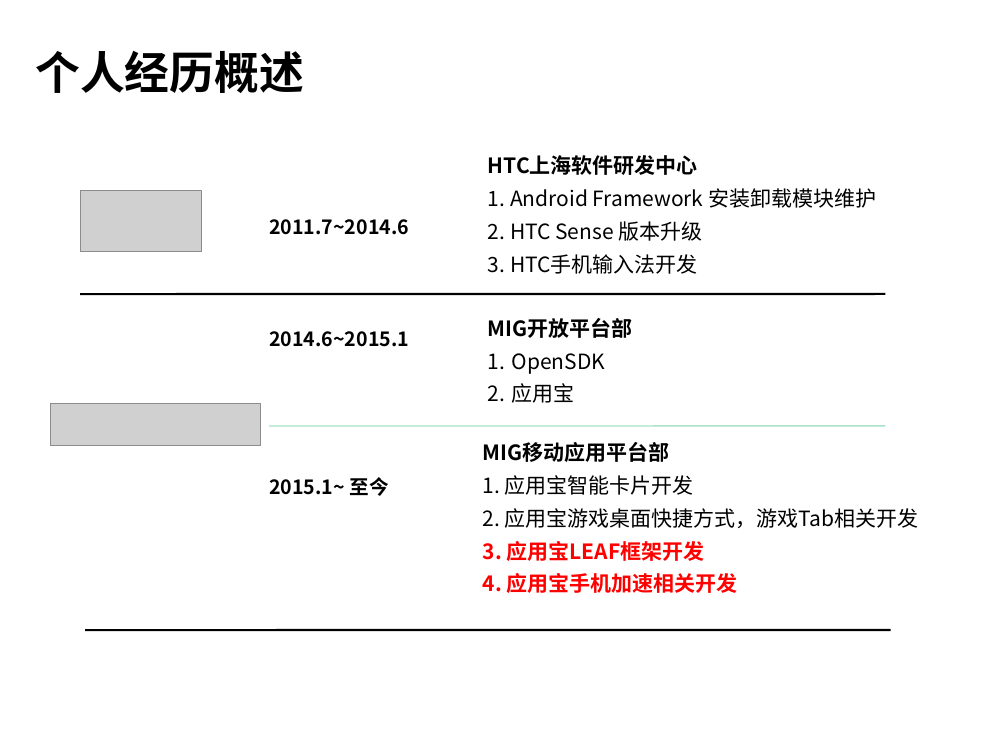
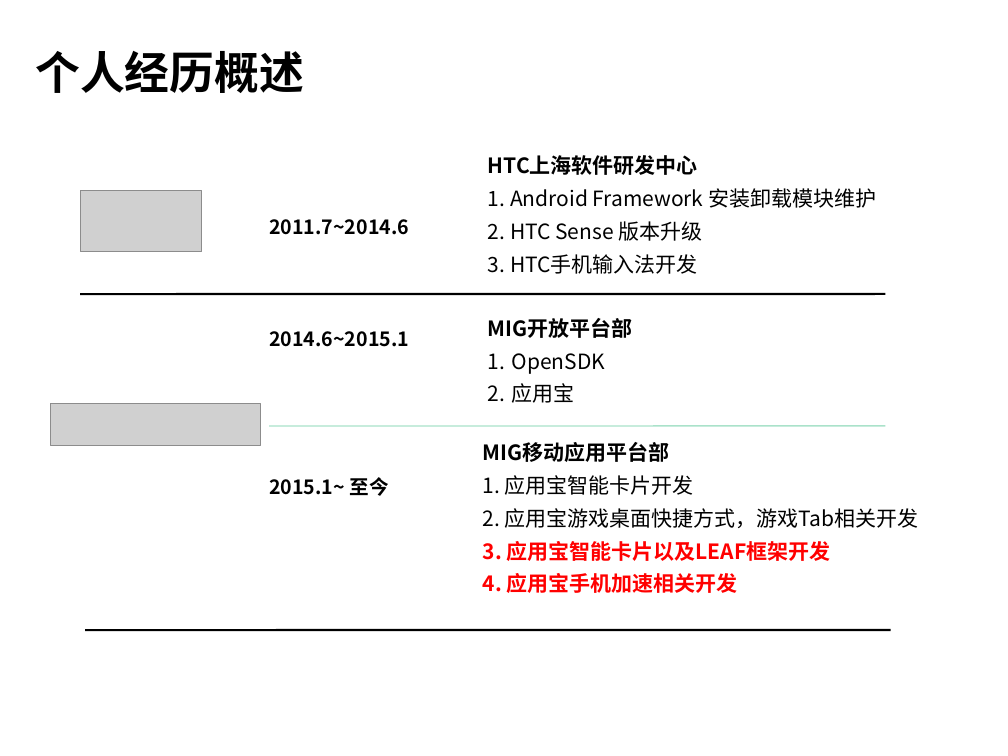
Before and after one commit to hamlingong/data, a slide deck: slide 2 of promote/龚海龙-v1.0.ppt. Drawn at 1008x756 pixels with LibreOffice and Linux fonts; fonts in the diff are those of the drawing; grey boxes stand for pictures; background and template pictures are left out. Boxes give left, top, right and bottom in pixels: in the first picture for what was removed or moved away, otherwise in the second. Text is boxed around its words. In the diff, an @@ line names an element or a change of style, - is before the commit and + after.

```diff
--- a/promote/龚海龙-v1.0.ppt
+++ b/promote/龚海龙-v1.0.ppt
@@ text at <box>483,541,831,561</box>: text changed @@
-3. 应用宝LEAF框架开发
+3. 应用宝智能卡片以及LEAF框架开发
```
Also in this commit, not shown: 7 other slides changed.
